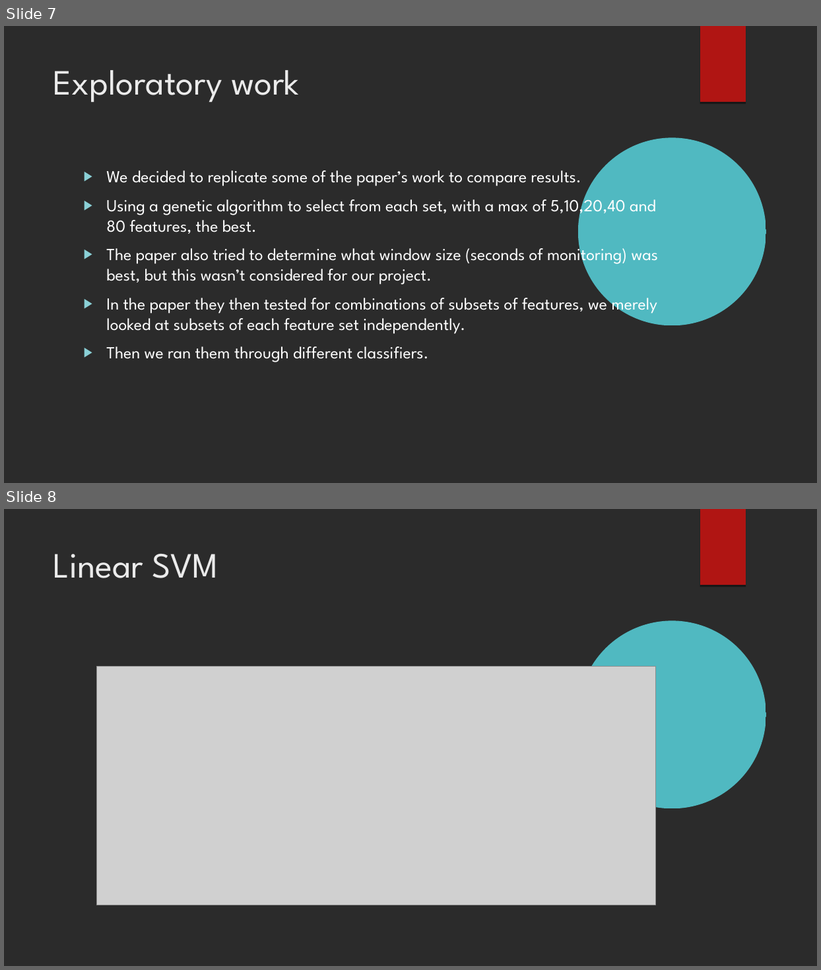
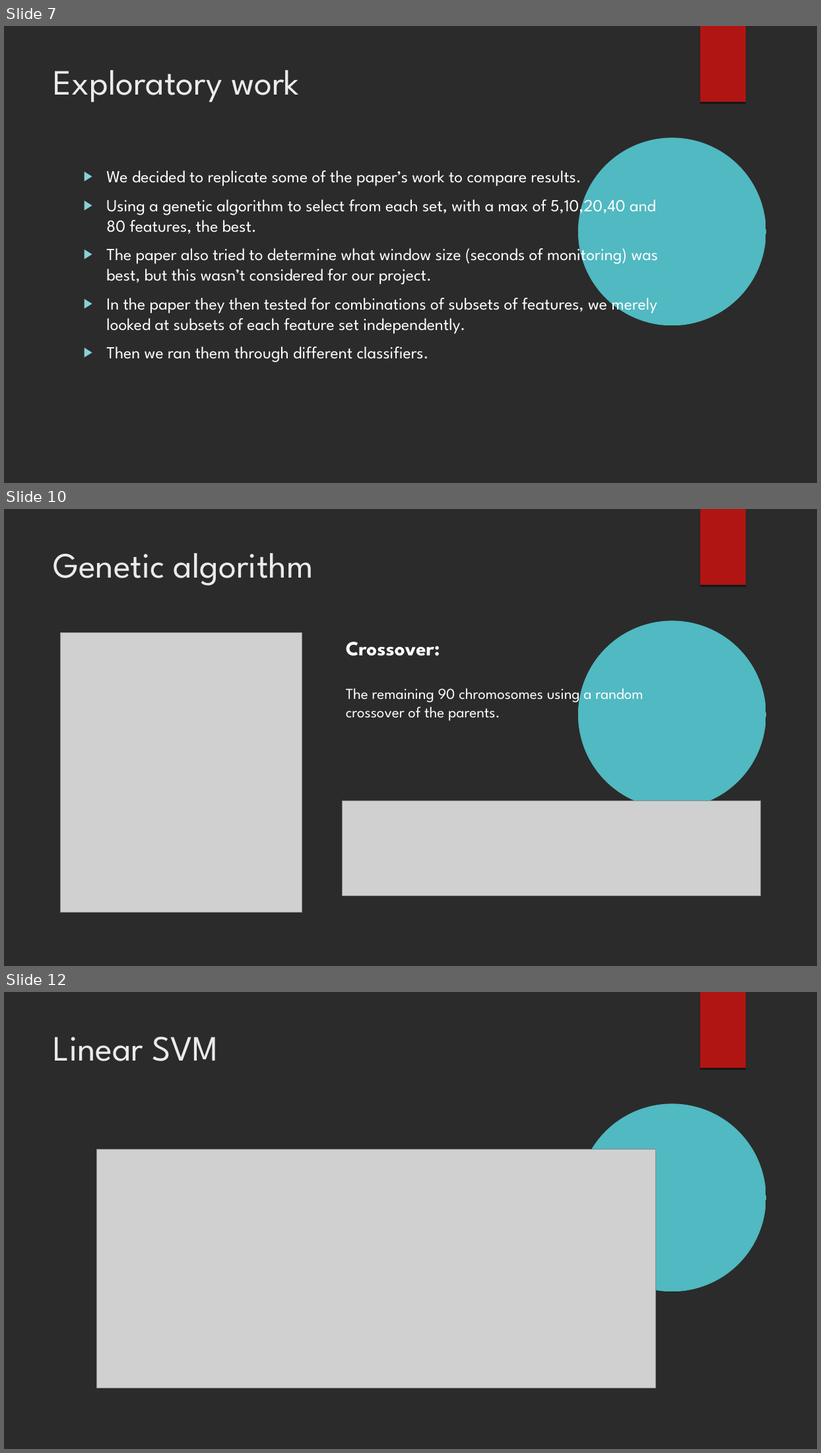
Before and after one commit to xaviersantos/dm, a slide deck: project_last/presentation.odp. Shown one above the other, each under a label of ours: slides 7 and 8 before the commit, slides 7, 10 and 12 after it; the slides between them are not shown. The pictures are 821x970 and 821x1453 pixels, drawn with LibreOffice and Linux fonts; fonts in the diff are those of the drawing; grey boxes stand for pictures; background and template pictures are left out; a plain dark background stands for a picture behind light text. Boxes give left, top, right and bottom in pixels: in the first picture for what was removed or moved away, otherwise in the second. Text is boxed around its words. In the diff, an @@ line names an element or a change of style, - is before the commit and + after.

Commit message:
added genetic algorithm part

```diff
--- a/project_last/presentation.odp
+++ b/project_last/presentation.odp
@@ slide 10 added at [4, 509, 817, 966], background picture (left out); not listed: 2 template elements that a slide beside it also shows @@
@@ title added at [54, 553, 314, 586], 42 pt, text #EBEBEB @@
+Genetic algorithm
@@ picture added at [60, 633, 302, 913] @@
@@ text added at [346, 642, 643, 721], 18 pt, text #FFFFFF @@
+Crossover:
+The remaining 90 chromosomes using a random
+crossover of the parents.
@@ picture added at [343, 801, 762, 896] @@
@@ what was slide 8 is now slide 12 @@
```
Also in this commit, not shown: 3 other slides added.
